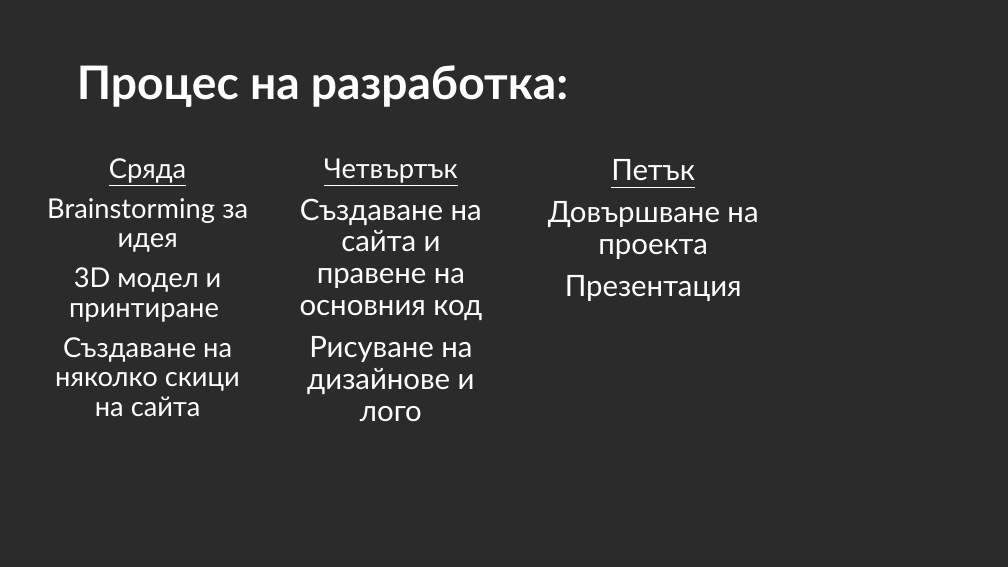
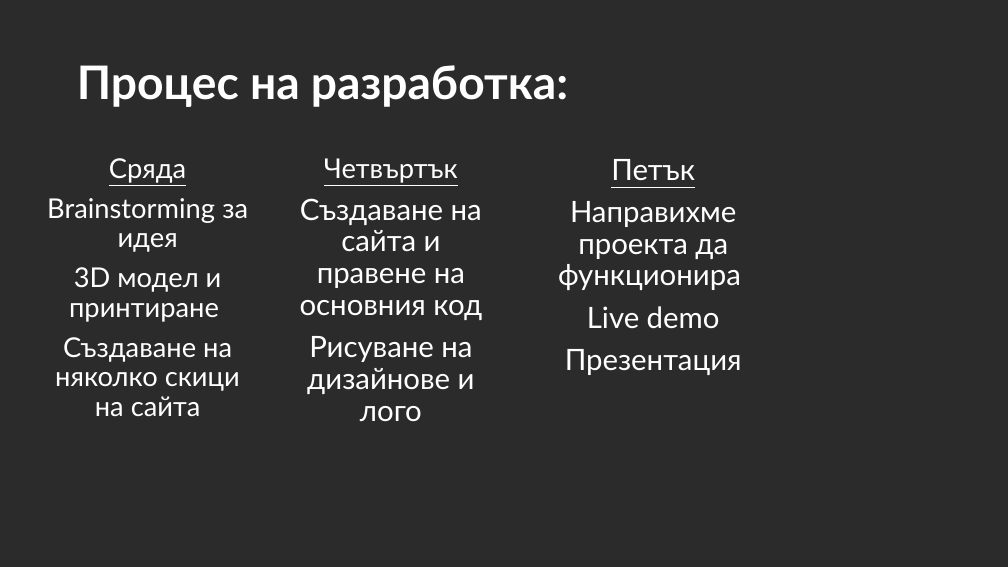
Before and after one commit to VicRattlehead502/Medicine-Man, a slide deck: slide 10 of Prezentaciq.pptx. Drawn at 1008x567 pixels with LibreOffice and Linux fonts; fonts in the diff are those of the drawing; background and template pictures are left out; a plain dark background stands for a picture behind light text. Boxes give left, top, right and bottom in pixels: in the first picture for what was removed or moved away, otherwise in the second. Text is boxed around its words. In the diff, an @@ line names an element or a change of style, - is before the commit and + after.

Commit message:
final final final presentation

```diff
--- a/Prezentaciq.pptx
+++ b/Prezentaciq.pptx
@@ text at [558, 201, 741, 328]: text changed @@
-Довършване на проекта
+Направихме проекта да функционира
+Live demo
```
